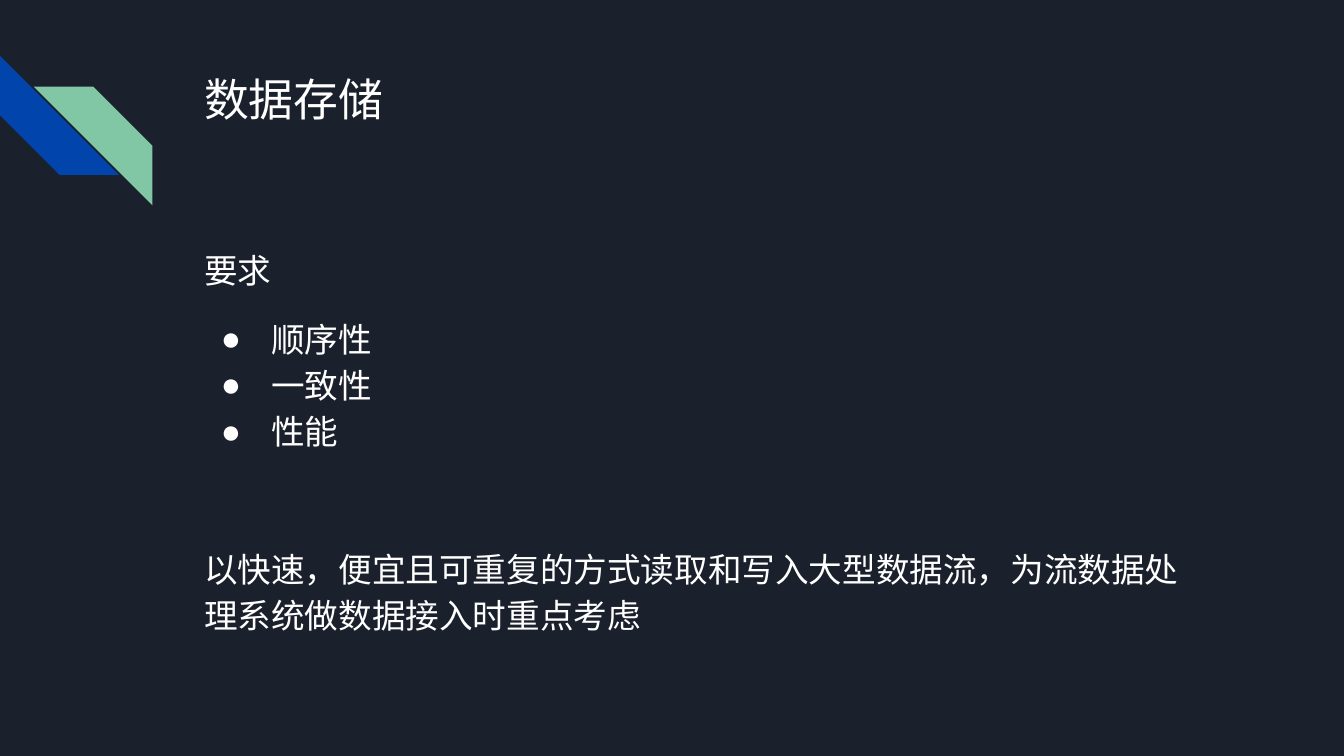
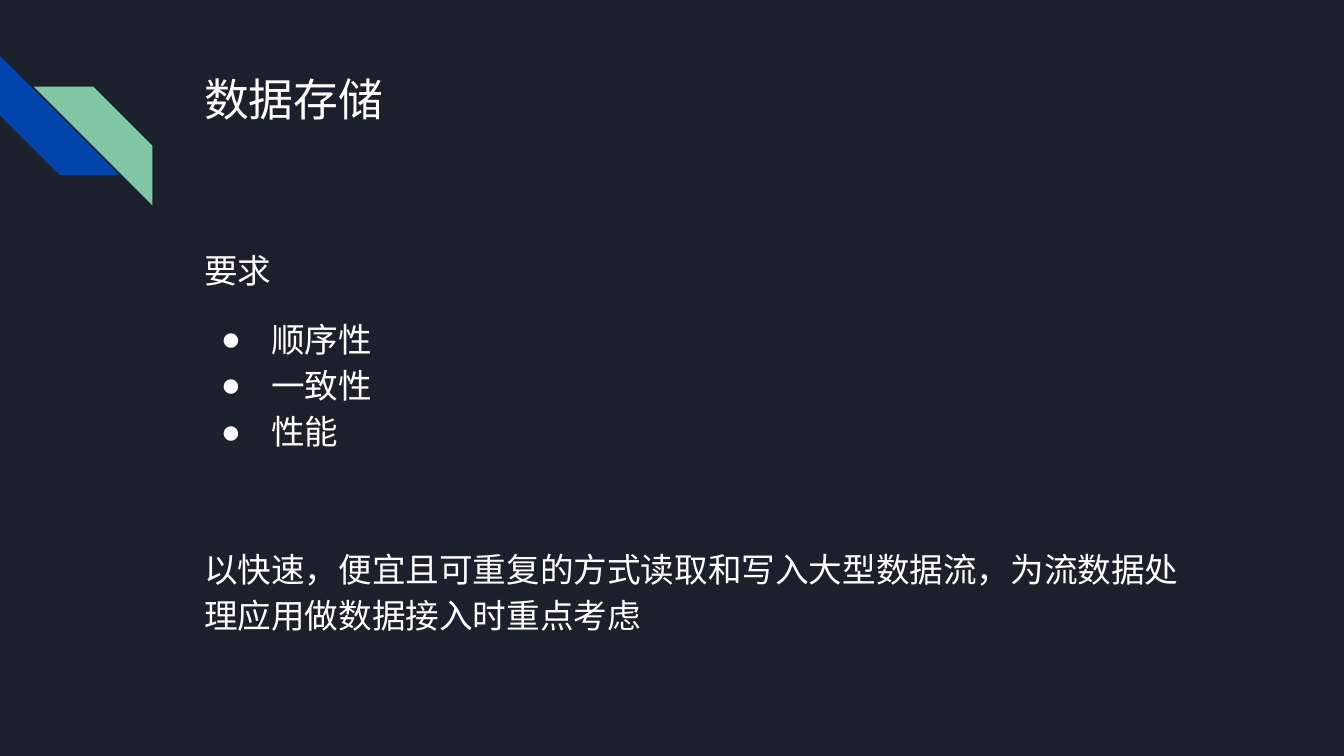
Before and after one commit to kinglywork/MyPPT, a slide deck: slide 7 of Flink框架介绍及在流数据处理中的应用.pptx. Drawn at 1344x756 pixels with LibreOffice and Linux fonts; fonts in the diff are those of the drawing. Boxes give left, top, right and bottom in pixels: in the first picture for what was removed or moved away, otherwise in the second. Text is boxed around its words. In the diff, an @@ line names an element or a change of style, - is before the commit and + after.

```diff
--- a/Flink框架介绍及在流数据处理中的应用.pptx
+++ b/Flink框架介绍及在流数据处理中的应用.pptx
@@ text at (204, 553, 1178, 631): text changed @@
-以快速，便宜且可重复的方式读取和写入大型数据流，为流数据处理系统做数据接入时重点考虑
+以快速，便宜且可重复的方式读取和写入大型数据流，为流数据处理应用做数据接入时重点考虑
```
Also in this commit, not shown: 4 other slides changed.
